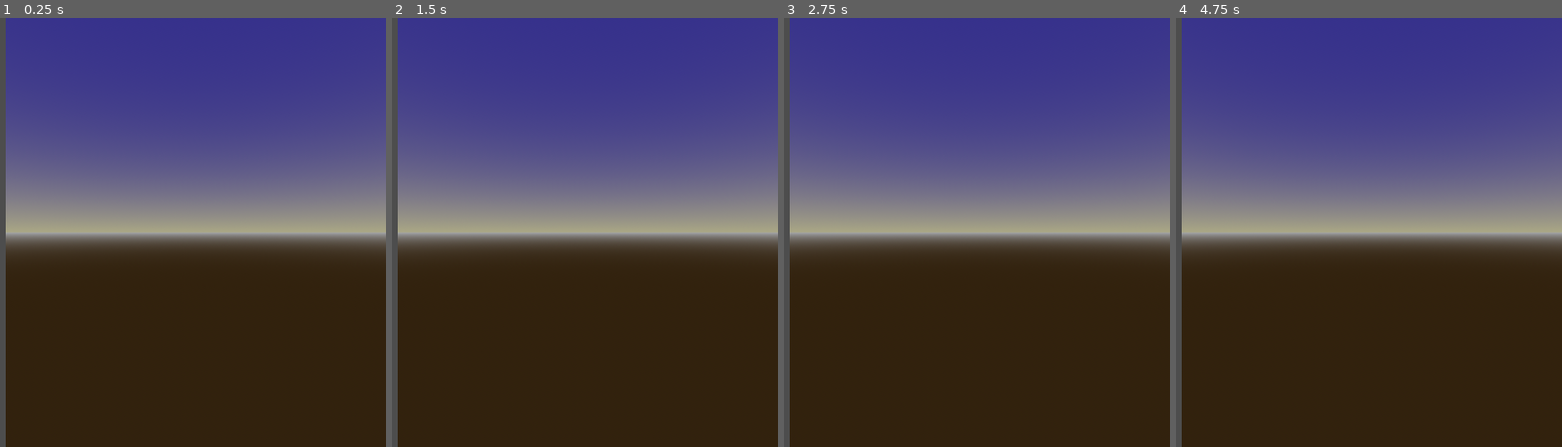
Above: before the commit, frames 1-4 (left to right).
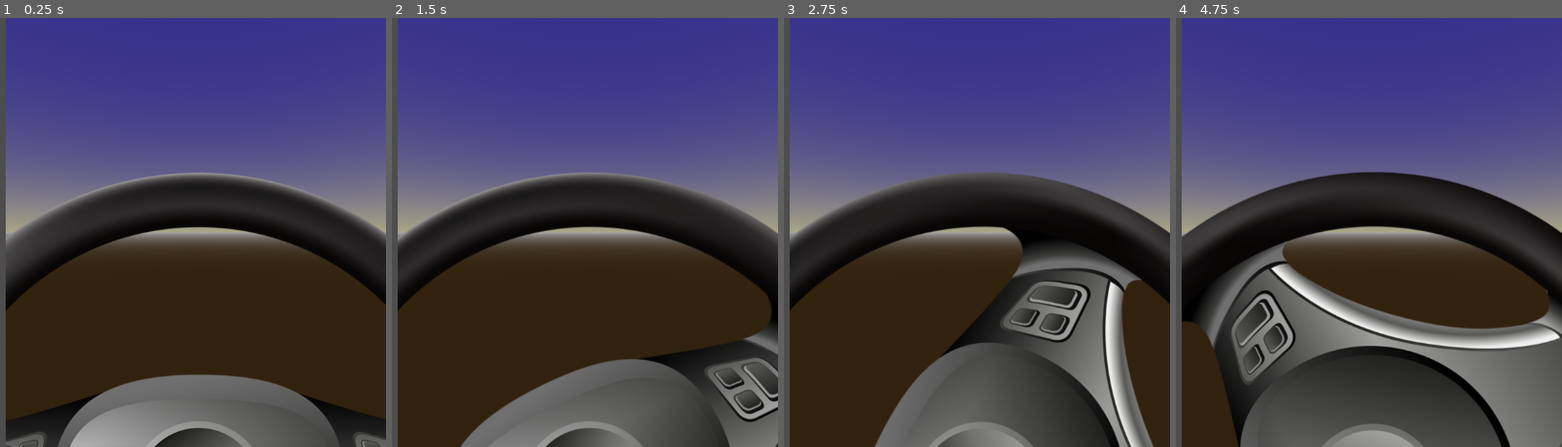
Above: after the commit, the same moments.

Repository: 44100hertz/DinoNuggetsOnTheGo
Game: Godot game, scene res://game.tscn
The game is run twice, just before and just after one commit, with the same random seed, the same clock (stepped at 60 frames per second) and the same inputs.
Inputs (mouse positions are in pixels of both pictures, inside the frame that each line leads up to):
- Up to frame 1 (0.25 s): no input
- Up to frame 2 (1.5 s): tap Enter at 0.5 s; move the mouse to (outside the picture) at 0.52 s; click (outside the picture) at 0.67 s; tap Space at 1.25 s; drag from (623, 296) to (outside the picture) at 1.27 s
- Up to frame 3 (2.75 s): tap Enter at 2 s; move the mouse to (outside the picture) at 2.02 s; click (outside the picture) at 2.17 s
- Up to frame 4 (4.75 s): tap Space at 2.75, 4.25 s; drag from (1218, 232) to (outside the picture) at 2.77 s; tap Enter at 3.5 s; move the mouse to (outside the picture) at 3.52 s; click (outside the picture) at 3.67 s; drag from (1349, 211) to (outside the picture) at 4.27 s

The runs differ from the first frame. In frame 1, 24% of the frame differs, in the area x 1-100%, y 36-100%; in frame 2, 27%; in frame 3, 34%; in frame 4, 42%, in the area x 1-100%, y 35-100%.

Commit message:
add wheel

Diff:
--- a/game.tscn
+++ b/game.tscn
@@ -19,7 +19,7 @@
 
 [node name="SubViewport" type="SubViewport" parent="Splitscreen/KitchenViewport"]
 handle_input_locally = false
-size = Vector2i(574, 648)
+size = Vector2i(2, 2)
 render_target_update_mode = 4
 
 [node name="kitchen" parent="Splitscreen/KitchenViewport/SubViewport" instance=ExtResource("1_k8tih")]
@@ -31,7 +31,7 @@
 
 [node name="SubViewport" type="SubViewport" parent="Splitscreen/StreetViewport"]
 handle_input_locally = false
-size = Vector2i(574, 648)
+size = Vector2i(2, 2)
 render_target_update_mode = 4
 
 [node name="street" parent="Splitscreen/StreetViewport/SubViewport" instance=ExtResource("2_sgtmf")]
--- /dev/null
+++ b/street/street.gd
@@ -0,0 +1,35 @@
+extends Node3D
+
+@export var max_rotation = PI
+
+var _is_dragging = false
+var _last_angle_to = 0
+
+@onready var Wheel: TextureRect = get_node("UI/Control/Wheel")
+
+func _get_wheel_center():
+	return Wheel.get_node("Center").global_position
+
+# We check is the mouse button was released or dragged globally (in case the mouse is outside of the control)
+func _input(event: InputEvent):
+	if _is_dragging:
+		if event is InputEventMouseButton:
+			if event.button_index == MOUSE_BUTTON_LEFT and not event.pressed:
+				_is_dragging = false
+		elif event is InputEventMouse:
+			var mouse_position = Wheel.get_global_mouse_position()
+			var angle_to = _get_wheel_center().angle_to_point(mouse_position)
+			Wheel.rotation -= _last_angle_to - angle_to
+			_last_angle_to = angle_to
+
+			if Wheel.rotation > max_rotation:
+				Wheel.rotation = max_rotation
+			elif Wheel.rotation < -max_rotation:
+				Wheel.rotation = -max_rotation
+
+# Listen if the the user pressed the left mouse on the steering wheel
+func _on_wheel_gui_input(event: InputEvent):
+	if not _is_dragging and event is InputEventMouseButton:
+		if event.button_index == MOUSE_BUTTON_LEFT and event.pressed:
+			_is_dragging = true
+			_last_angle_to = _get_wheel_center().angle_to_point(event.global_position)
--- a/street/street.tscn
+++ b/street/street.tscn
@@ -1,4 +1,7 @@
-[gd_scene load_steps=4 format=3 uid="uid://8l6l03cpghit"]
+[gd_scene load_steps=6 format=3 uid="uid://8l6l03cpghit"]
+
+[ext_resource type="Script" path="res://street/street.gd" id="1_0fauy"]
+[ext_resource type="Texture2D" uid="uid://by884od6x58oc" path="res://street/steering-wheel.png" id="1_f6rj6"]
 
 [sub_resource type="ProceduralSkyMaterial" id="ProceduralSkyMaterial_f7alk"]
 sky_top_color = Color(0.203922, 0.184314, 0.54902, 1)
@@ -13,9 +16,41 @@
 sky = SubResource("Sky_rutuj")
 
 [node name="street" type="Node3D"]
+script = ExtResource("1_0fauy")
 
 [node name="Camera3D" type="Camera3D" parent="."]
 current = true
 
 [node name="WorldEnvironment" type="WorldEnvironment" parent="."]
 environment = SubResource("Environment_yplni")
+
+[node name="UI" type="CanvasLayer" parent="."]
+
+[node name="Control" type="Control" parent="UI"]
+layout_mode = 3
+anchors_preset = 15
+anchor_right = 1.0
+anchor_bottom = 1.0
+grow_horizontal = 2
+grow_vertical = 2
+
+[node name="Wheel" type="TextureRect" parent="UI/Control"]
+layout_mode = 1
+anchors_preset = -1
+anchor_left = 0.507
+anchor_top = 0.346
+anchor_right = 0.507
+anchor_bottom = 0.346
+offset_left = -490.064
+offset_top = -0.20801
+offset_right = 489.936
+offset_bottom = 979.792
+grow_horizontal = 2
+pivot_offset = Vector2(490, 490)
+texture = ExtResource("1_f6rj6")
+stretch_mode = 3
+
+[node name="Center" type="Node2D" parent="UI/Control/Wheel"]
+position = Vector2(490, 490)
+
+[connection signal="gui_input" from="UI/Control/Wheel" to="." method="_on_wheel_gui_input"]
Binary file added: street/steering-wheel.png
Not shown, added: street/steering-wheel.png.import
Not shown, added: .DS_Store
